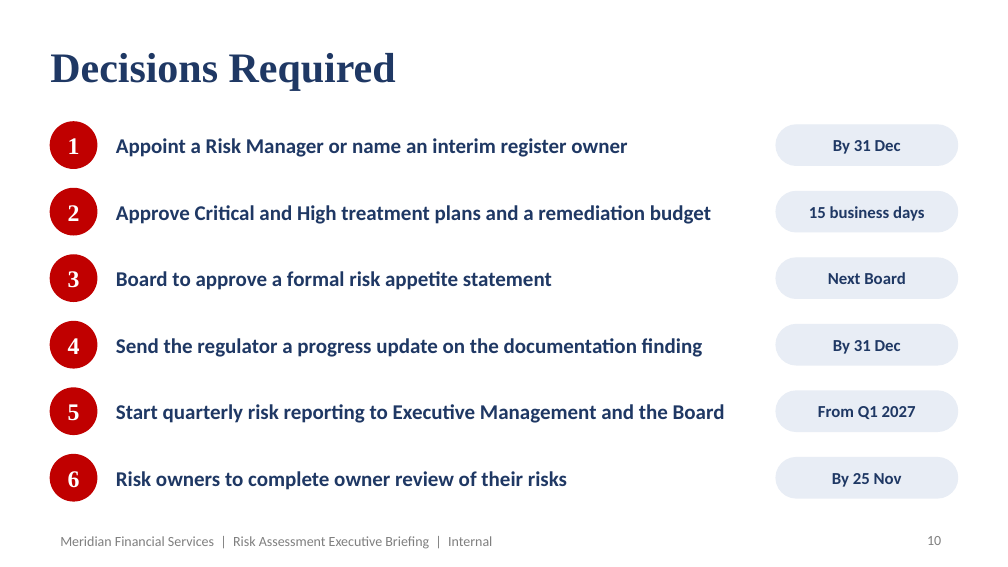
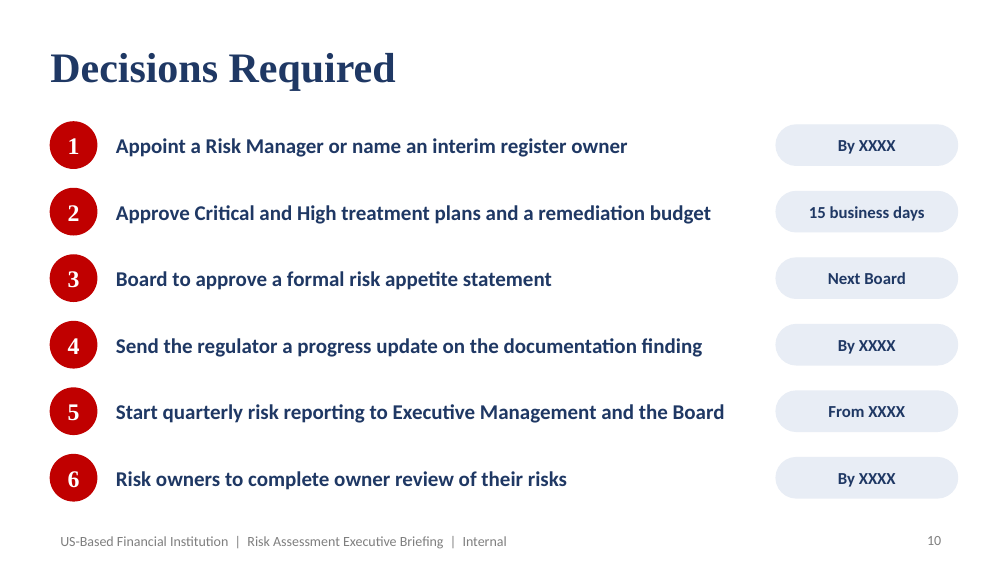
Before and after one commit to jolufowobi/financial-institution-risk-assessment, a slide deck: slide 10 of documents/09-Executive-Presentation.pptx. Drawn at 1008x567 pixels with LibreOffice and Linux fonts; fonts in the diff are those of the drawing. Boxes give left, top, right and bottom in pixels: in the first picture for what was removed or moved away, otherwise in the second. Text is boxed around its words. In the diff, an @@ line names an element or a change of style, - is before the commit and + after.

Commit message:
Add risk assessment framework project

```diff
--- a/documents/09-Executive-Presentation.pptx
+++ b/documents/09-Executive-Presentation.pptx
@@ text at [838, 140, 896, 154]: text changed @@
-By 31 Dec
+By XXXX
@@ text at [838, 340, 896, 354]: text changed @@
-By 31 Dec
+By XXXX
@@ text at [828, 406, 905, 417]: text changed @@
-From Q1 2027
+From XXXX
@@ text at [838, 473, 896, 487]: text changed @@
-By 25 Nov
+By XXXX
@@ text at [60, 536, 507, 549]: text changed @@
-Meridian Financial Services | Risk Assessment Executive Briefing | Internal
+US-Based Financial Institution | Risk Assessment Executive Briefing | Internal
```
Also in this commit, not shown: 11 other slides changed, 9 other files.
